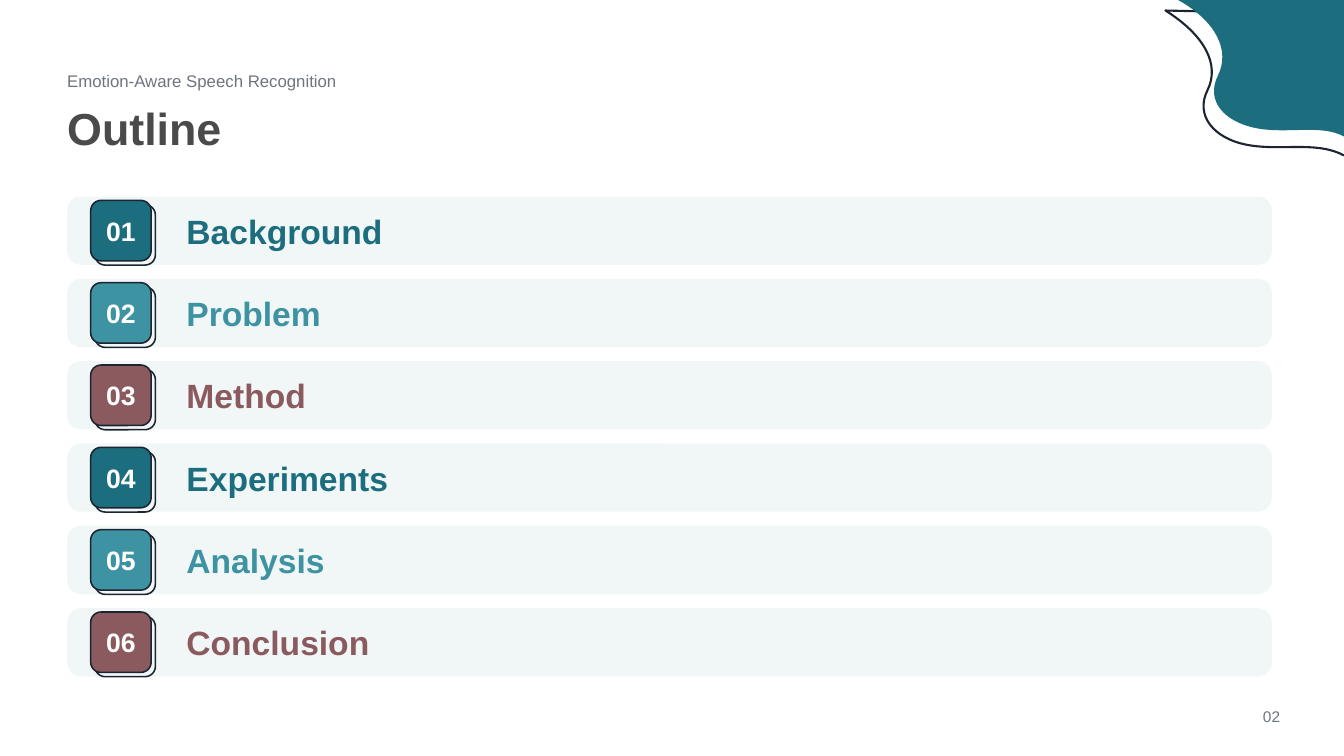
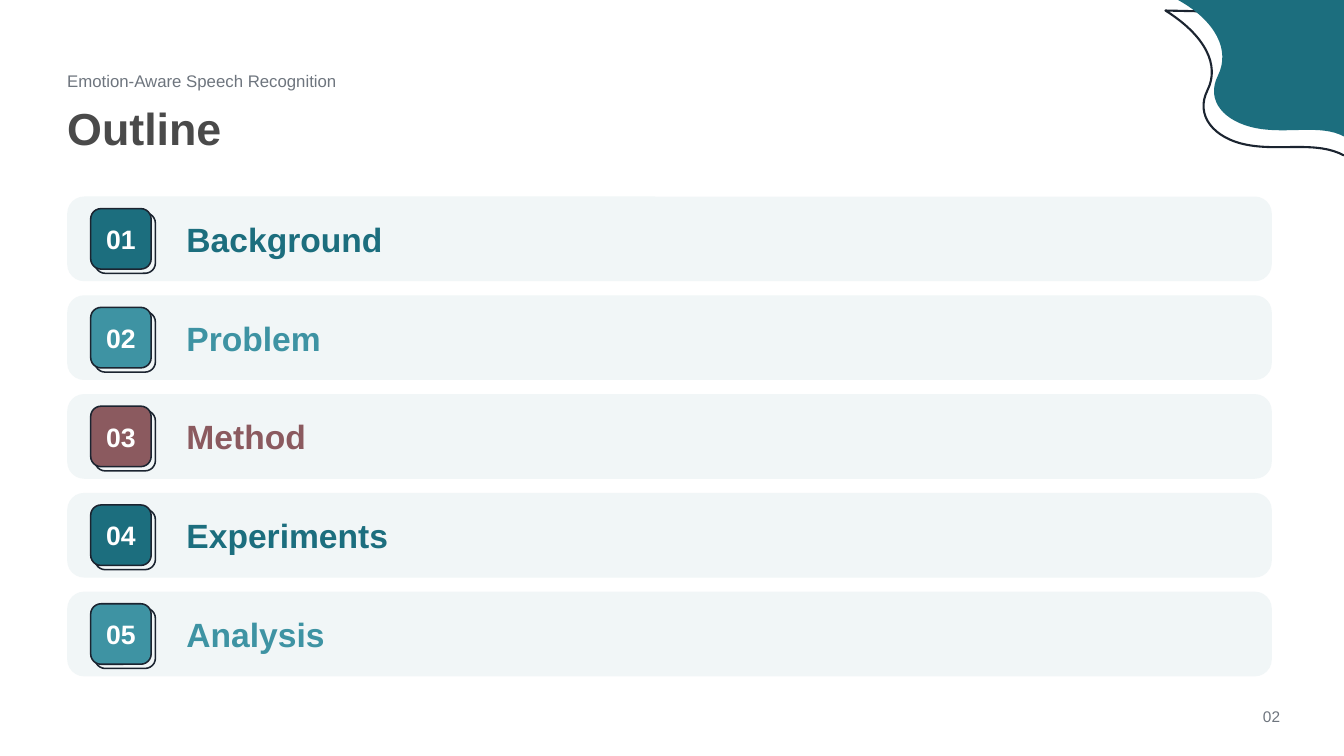
Before and after one commit to jasonhoang6201/vp-ser, a slide deck: slide 2 of paper-review/slides/eaasr-slides.pptx. Drawn at 1344x756 pixels with LibreOffice and Linux fonts; fonts in the diff are those of the drawing. Boxes give left, top, right and bottom in pixels: in the first picture for what was removed or moved away, otherwise in the second. Text is boxed around its words. In the diff, an @@ line names an element or a change of style, - is before the commit and + after.

```diff
--- a/paper-review/slides/eaasr-slides.pptx
+++ b/paper-review/slides/eaasr-slides.pptx
@@ rounded rectangle: place and size @@
-rounded rectangle at [68, 197, 1272, 265]
+rounded rectangle at [68, 197, 1272, 281]
@@ rounded rectangle "01": place and size @@
-rounded rectangle "01" at [91, 201, 151, 261]
+rounded rectangle "01" at [91, 209, 151, 269]
@@ text "Background": place and size @@
-text "Background" at [186, 219, 382, 251]
+text "Background" at [186, 227, 382, 259]
@@ rounded rectangle: place and size @@
-rounded rectangle at [95, 205, 155, 265]
+rounded rectangle at [95, 213, 155, 273]
@@ rounded rectangle: place and size @@
-rounded rectangle at [68, 279, 1272, 348]
+rounded rectangle at [68, 295, 1272, 380]
@@ text "Problem": place and size @@
-text "Problem" at [186, 301, 320, 327]
+text "Problem" at [186, 326, 320, 352]
@@ rounded rectangle "02": place and size @@
-rounded rectangle "02" at [91, 283, 151, 344]
+rounded rectangle "02" at [91, 308, 151, 368]
@@ rounded rectangle: place and size @@
-rounded rectangle at [95, 287, 155, 348]
+rounded rectangle at [95, 312, 155, 372]
@@ rounded rectangle: place and size @@
-rounded rectangle at [68, 361, 1272, 430]
+rounded rectangle at [68, 394, 1272, 479]
@@ rounded rectangle "03": place and size @@
-rounded rectangle "03" at [91, 365, 151, 425]
+rounded rectangle "03" at [91, 406, 151, 467]
@@ rounded rectangle: place and size @@
-rounded rectangle at [95, 369, 155, 430]
+rounded rectangle at [95, 410, 155, 471]
@@ text "Method": place and size @@
-text "Method" at [186, 383, 305, 409]
+text "Method" at [186, 424, 305, 450]
@@ rounded rectangle: place and size @@
-rounded rectangle at [68, 444, 1272, 512]
+rounded rectangle at [68, 493, 1272, 578]
@@ rounded rectangle "04": place and size @@
-rounded rectangle "04" at [91, 448, 151, 508]
+rounded rectangle "04" at [91, 505, 151, 566]
@@ rounded rectangle: place and size @@
-rounded rectangle at [95, 452, 155, 512]
+rounded rectangle at [95, 509, 155, 570]
@@ text "Experiments": place and size @@
-text "Experiments" at [186, 466, 388, 498]
+text "Experiments" at [186, 523, 388, 555]
@@ rounded rectangle: place and size @@
-rounded rectangle at [68, 526, 1272, 595]
+rounded rectangle at [68, 592, 1272, 677]
@@ text "Analysis": place and size @@
-text "Analysis" at [186, 548, 324, 580]
+text "Analysis" at [186, 622, 324, 654]
@@ rounded rectangle removed at [68, 608, 1272, 677] @@
@@ rounded rectangle "05": place and size @@
-rounded rectangle "05" at [91, 529, 151, 590]
+rounded rectangle "05" at [91, 604, 151, 664]
@@ rounded rectangle removed at [91, 612, 151, 673] @@
-06
@@ rounded rectangle: place and size @@
-rounded rectangle at [95, 534, 155, 595]
+rounded rectangle at [95, 608, 155, 668]
@@ rounded rectangle removed at [95, 616, 155, 677] @@
@@ text removed at [186, 630, 369, 656] @@
-Conclusion
```
Also in this commit, not shown: 13 other slides changed, 5 slides added, 7 slides removed, 18 other files.
